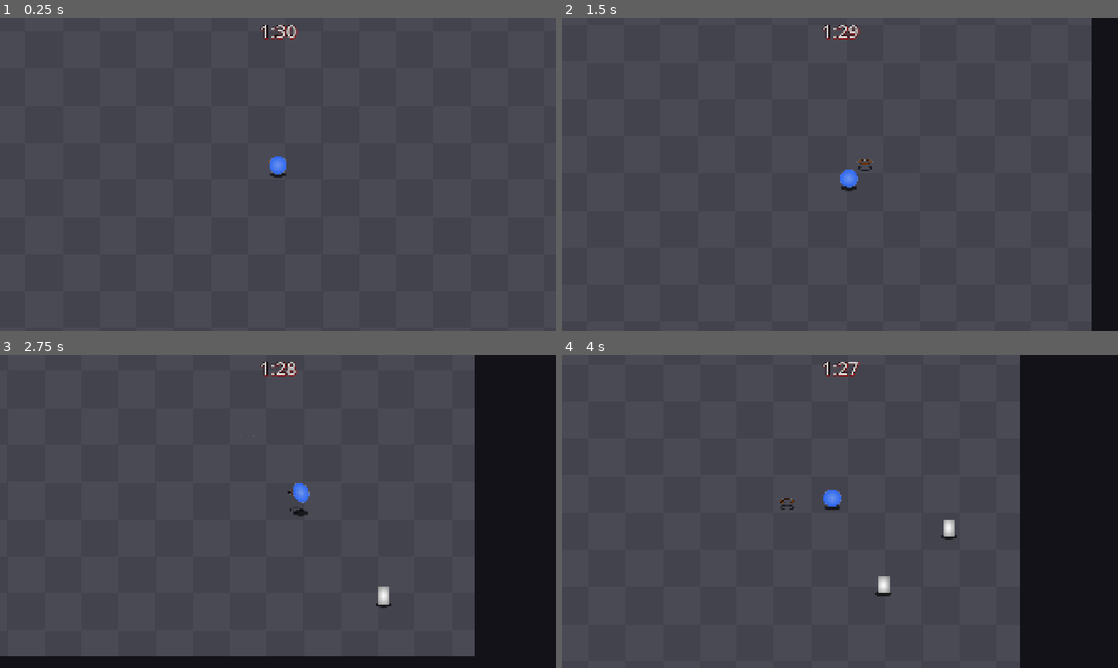
Above: before the commit, frames 1-4 (two rows, left to right).
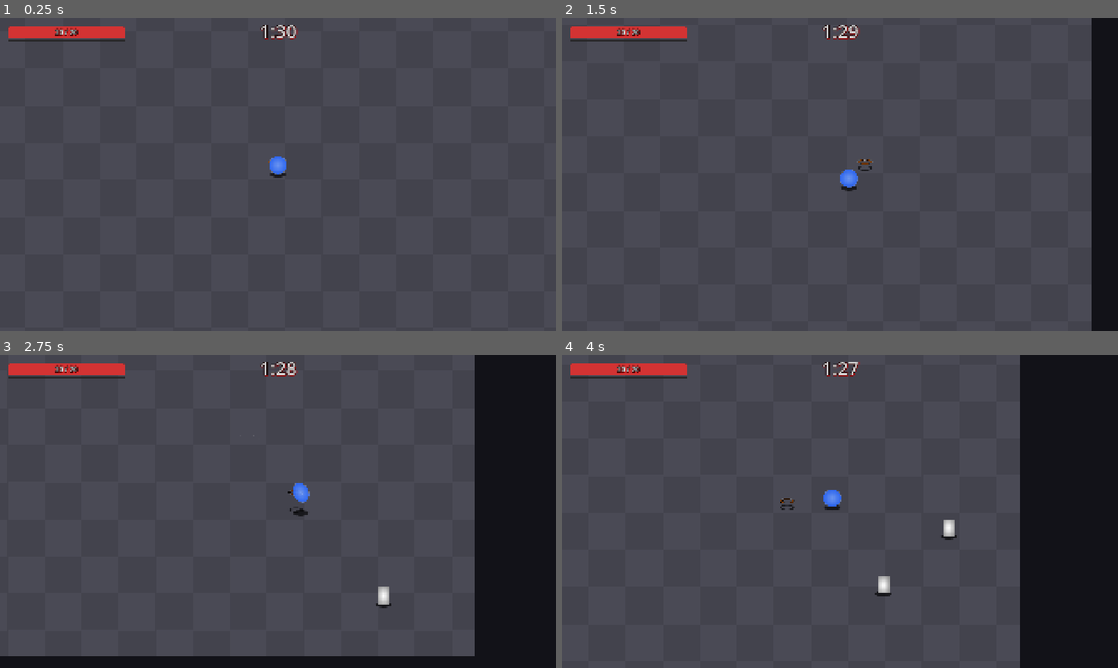
Above: after the commit, the same moments.

Repository: Lucarni-Lucas/entrega-boss-lucarni-lucas
Game: Godot game, scene res://scenes/arena.tscn
Two runs of this game, one before a commit and one after it. Both use one fixed random seed, a clock stepped at 60 frames per second and the inputs below.
Inputs:
- Up to frame 1 (0.25 s): no input
- Up to frame 2 (1.5 s): tap Enter at 0.5 s; hold D (mover_derecha) 0.53-1.28 s; tap Z (boomerang) at 0.6 s; hold S (mover_abajo) from 1.28 s (still down); tap X (dive) at 1.35 s
- Up to frame 3 (2.75 s): release S (mover_abajo) at 2.03 s; hold D (mover_derecha) from 2.03 s (still down); tap Space (ground_pound) at 2.1 s
- Up to frame 4 (4 s): release D (mover_derecha) at 2.78 s; hold W (mover_arriba) 2.78-3.53 s; tap C (slash) at 2.85 s; hold A (mover_izquierda) from 3.53 s (still down); tap Z (boomerang) at 3.6 s

The runs differ from the first frame. In frame 1, 0.9% of the frame differs, in the area x 1-23%, y 2-8%; in frame 2, 0.9%; in frame 3, 0.9%; in frame 4, 0.9%.

Commit message:
barra de vida y curacion creadas e implementadas

Diff:
--- a/entrega-boss-lucarni-lucas/scenes/arena.tscn
+++ b/entrega-boss-lucarni-lucas/scenes/arena.tscn
@@ -72,6 +72,8 @@
 [node name="Hud" parent="." unique_id=246180097 instance=ExtResource("8_41jku")]
 
 [connection signal="murio" from="Entidades/Player" to="Partida" method="_on_player_murio"]
+[connection signal="vida_cambio" from="Entidades/Player" to="Hud" method="_on_player_vida_cambio"]
 [connection signal="enemigo_murio" from="Spawner" to="CuracionPorMuertes" method="_on_spawner_enemigo_murio"]
+[connection signal="progreso_cambio" from="CuracionPorMuertes" to="Hud" method="_on_curacion_por_muertes_progreso_cambio"]
 [connection signal="finalizo" from="Partida" to="Hud" method="_on_partida_finalizo"]
 [connection signal="tiempo_cambio" from="Partida" to="Hud" method="_on_partida_tiempo_cambio"]
--- a/entrega-boss-lucarni-lucas/scenes/partida/curacion_por_muertes.gd
+++ b/entrega-boss-lucarni-lucas/scenes/partida/curacion_por_muertes.gd
@@ -1,15 +1,21 @@
 extends Node
+
+signal progreso_cambio(progreso: float)
 
 @export var jugador: Player
 @export var origen: Hitbox.Origen = Hitbox.Origen.GROUND_POUND
 
 var _muertes := 0
+var _curaciones := 0
 
 
 func _on_spawner_enemigo_murio(_posicion: Vector2, origen_muerte: Hitbox.Origen) -> void:
 	if origen_muerte != origen:
 		return
 	_muertes += 1
-	if _muertes >= jugador.params.curacion_cada_muertes:
+	var necesarias := jugador.params.curacion_cada_muertes
+	if _muertes >= necesarias:
 		_muertes = 0
+		_curaciones += 1
 		jugador.curar(jugador.params.curacion_cantidad)
+	progreso_cambio.emit(_curaciones + float(_muertes) / necesarias)
--- a/entrega-boss-lucarni-lucas/scenes/player/player.gd
+++ b/entrega-boss-lucarni-lucas/scenes/player/player.gd
@@ -42,6 +42,7 @@
 	vida = params.vida_max
 	_hurtbox.golpeado.connect(_on_golpeado)
 	energia_gp = params.gp_energia_max
+	vida_cambio.emit.call_deferred(vida, params.vida_max)
 
 
 func _physics_process(delta: float) -> void:
--- a/entrega-boss-lucarni-lucas/scenes/ui/hud.gd
+++ b/entrega-boss-lucarni-lucas/scenes/ui/hud.gd
@@ -1,7 +1,15 @@
 extends CanvasLayer
+
+@export_range(0, 1, 0.05, "suffix:s") var duracion_progreso := 0.3
+
+var _progreso_mostrado := 0.0
+var _tween_progreso: Tween
 
 @onready var _tiempo: Label = $Tiempo
 @onready var _resultado: Label = $Resultado
+@onready var _vida: ProgressBar = $Vida
+@onready var _vida_texto: Label = $Vida/Texto
+@onready var _progreso_curacion: ProgressBar = $ProgresoCuracion
 
 
 func _on_partida_tiempo_cambio(restante: float) -> void:
@@ -13,3 +21,21 @@
 func _on_partida_finalizo(gano: bool) -> void:
 	_resultado.text = "¡YOU WON!" if gano else "YOU DIED"
 	_resultado.visible = true
+
+
+func _on_player_vida_cambio(actual: int, maximo: int) -> void:
+	_vida.max_value = maximo
+	_vida.value = actual
+	_vida_texto.text = "%d / %d" % [actual, maximo]
+
+
+func _on_curacion_por_muertes_progreso_cambio(progreso: float) -> void:
+	if _tween_progreso:
+		_tween_progreso.kill()
+	_tween_progreso = create_tween()
+	_tween_progreso.tween_method(_mostrar_progreso, _progreso_mostrado, progreso, duracion_progreso).set_ease(Tween.EASE_OUT).set_trans(Tween.TRANS_CUBIC)
+
+
+func _mostrar_progreso(progreso: float) -> void:
+	_progreso_mostrado = progreso
+	_progreso_curacion.value = fposmod(progreso, 1.0)
--- a/entrega-boss-lucarni-lucas/scenes/ui/hud.tscn
+++ b/entrega-boss-lucarni-lucas/scenes/ui/hud.tscn
@@ -1,6 +1,34 @@
 [gd_scene format=3 uid="uid://cybvp4mm6gmxw"]
 
 [ext_resource type="Script" uid="uid://cioisylynclp1" path="res://scenes/ui/hud.gd" id="1_rbyyf"]
+
+[sub_resource type="StyleBoxFlat" id="StyleBoxFlat_xrivr"]
+bg_color = Color(0.13335153, 0.13335153, 0.13335153, 0.8)
+corner_radius_top_left = 6
+corner_radius_top_right = 6
+corner_radius_bottom_right = 6
+corner_radius_bottom_left = 6
+
+[sub_resource type="StyleBoxFlat" id="StyleBoxFlat_13qdw"]
+bg_color = Color(0.827451, 0.2, 0.2, 1)
+corner_radius_top_left = 6
+corner_radius_top_right = 6
+corner_radius_bottom_right = 6
+corner_radius_bottom_left = 6
+
+[sub_resource type="StyleBoxFlat" id="StyleBoxFlat_b1lj4"]
+bg_color = Color(0.13333334, 0.13333334, 0.13333334, 0.8)
+corner_radius_top_left = 3
+corner_radius_top_right = 3
+corner_radius_bottom_right = 3
+corner_radius_bottom_left = 3
+
+[sub_resource type="StyleBoxFlat" id="StyleBoxFlat_njqwk"]
+bg_color = Color(1, 1, 1, 1)
+corner_radius_top_left = 3
+corner_radius_top_right = 3
+corner_radius_bottom_right = 3
+corner_radius_bottom_left = 3
 
 [node name="Hud" type="CanvasLayer" unique_id=246180097]
 script = ExtResource("1_rbyyf")
@@ -42,3 +70,38 @@
 theme_override_constants/shadow_outline_size = 24
 theme_override_font_sizes/font_size = 128
 horizontal_alignment = 1
+
+[node name="Vida" type="ProgressBar" parent="." unique_id=275754006]
+offset_left = 30.0
+offset_top = 30.0
+offset_right = 430.0
+offset_bottom = 70.0
+theme_override_styles/background = SubResource("StyleBoxFlat_xrivr")
+theme_override_styles/fill = SubResource("StyleBoxFlat_13qdw")
+show_percentage = false
+
+[node name="Texto" type="Label" parent="Vida" unique_id=1715849863]
+layout_mode = 1
+anchors_preset = 15
+anchor_right = 1.0
+anchor_bottom = 1.0
+grow_horizontal = 2
+grow_vertical = 2
+theme_override_colors/font_color = Color(1, 1, 1, 1)
+theme_override_colors/font_shadow_color = Color(1, 0, 0, 1)
+theme_override_colors/font_outline_color = Color(0, 0, 0, 1)
+theme_override_constants/outline_size = 8
+theme_override_constants/shadow_outline_size = 8
+theme_override_font_sizes/font_size = 24
+horizontal_alignment = 1
+vertical_alignment = 1
+
+[node name="ProgresoCuracion" type="ProgressBar" parent="." unique_id=511318984]
+offset_left = 30.0
+offset_top = 74.0
+offset_right = 430.0
+offset_bottom = 80.0
+theme_override_styles/background = SubResource("StyleBoxFlat_b1lj4")
+theme_override_styles/fill = SubResource("StyleBoxFlat_njqwk")
+max_value = 1.0
+show_percentage = false
